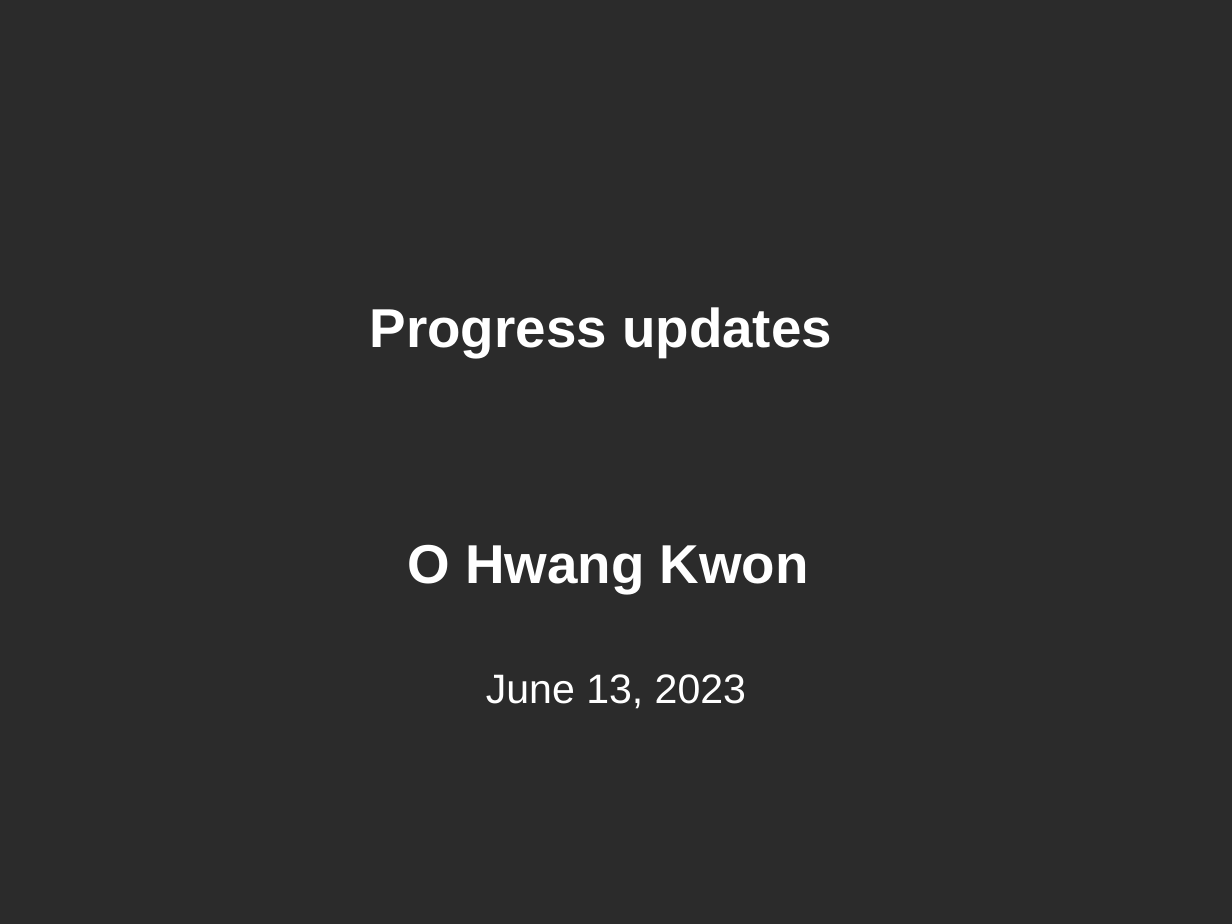
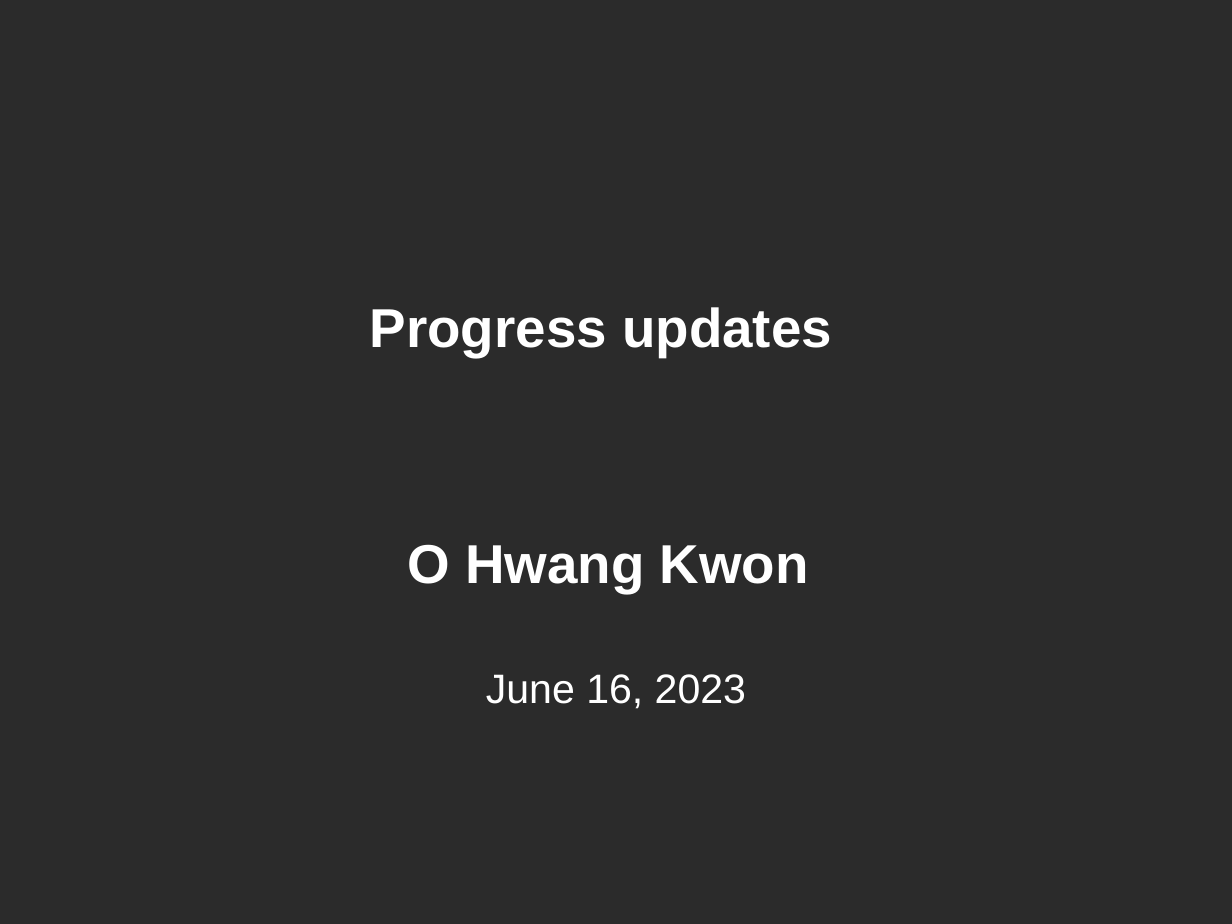
Before and after one commit to army17929/NLP, a slide deck: slide 1 of meeting_slides/week3.pptx. Drawn at 1232x924 pixels with LibreOffice and Linux fonts; fonts in the diff are those of the drawing; background and template pictures are left out; a plain dark background stands for a picture behind light text. Boxes give left, top, right and bottom in pixels: in the first picture for what was removed or moved away, otherwise in the second. Text is boxed around its words. In the diff, an @@ line names an element or a change of style, - is before the commit and + after.

```diff
--- a/meeting_slides/week3.pptx
+++ b/meeting_slides/week3.pptx
@@ text at (486, 674, 746, 709): text changed @@
-June 13, 2023
+June 16, 2023
```
Also in this commit, not shown: 2 other slides changed, 7 slides added, 5 slides removed, 15 other files.
